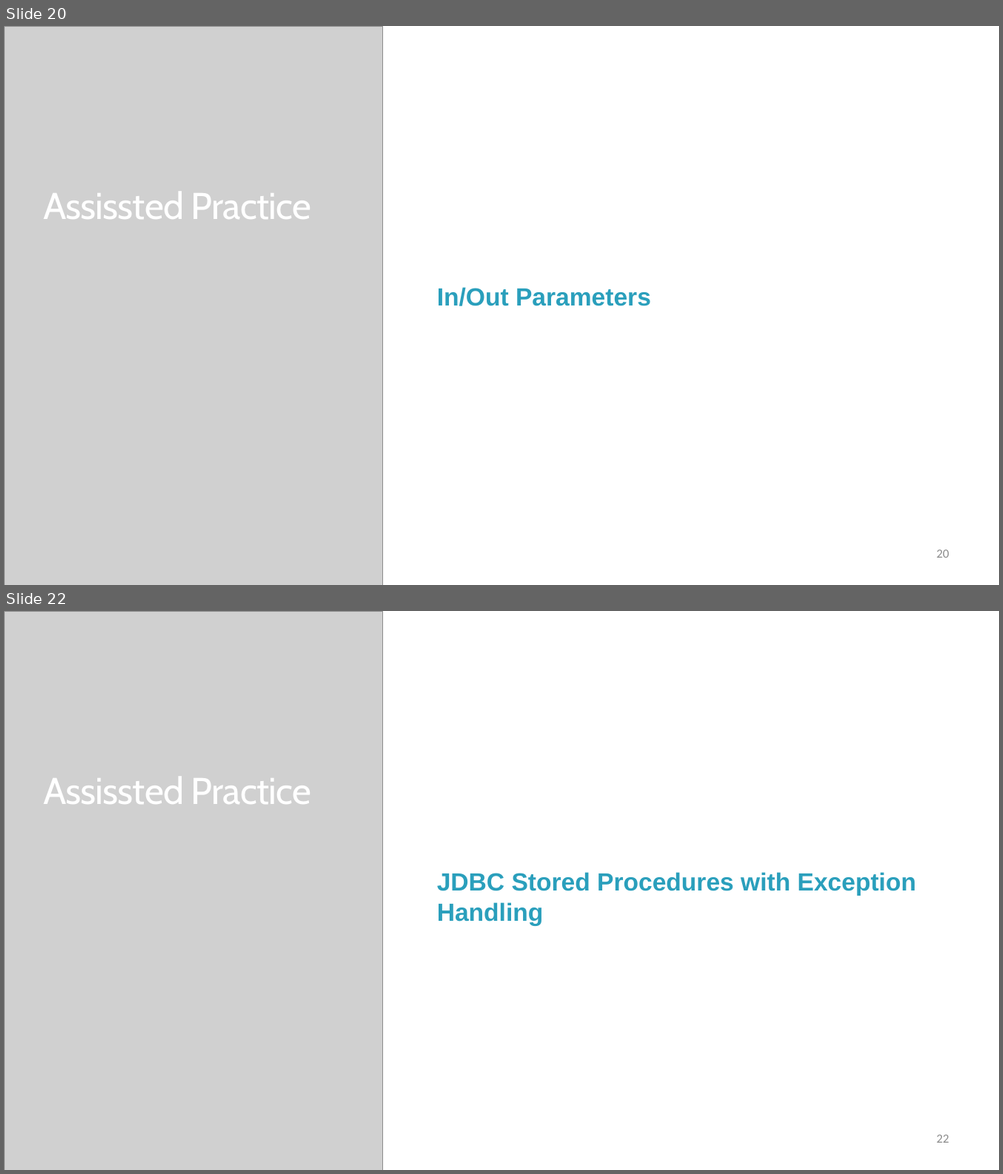
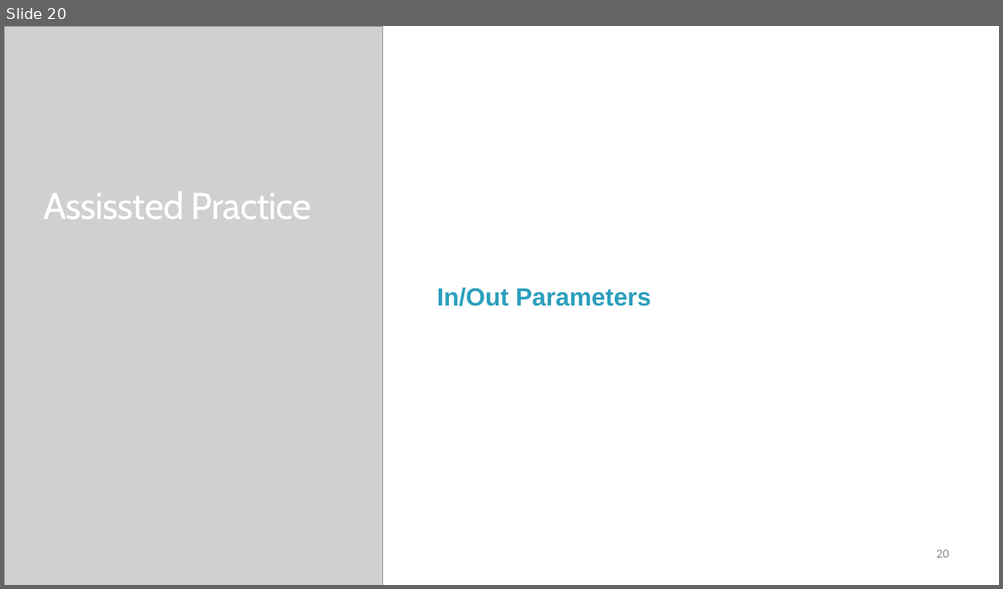
Before and after one commit to StevenJoseph19/Java, a slide deck: Day 6/Slides/7. Working with a CallableStatement/working-with-a-callable-statement-slides.pptx. Shown one above the other, each under a label of ours: slides 20 and 22 before the commit, slide 20 after it; the slides between them are not shown. The pictures are 1003x1174 and 1003x589 pixels, drawn with LibreOffice and Linux fonts; fonts in the diff are those of the drawing; grey boxes stand for pictures. Boxes give left, top, right and bottom in pixels: in the first picture for what was removed or moved away, otherwise in the second. Text is boxed around its words. In the diff, an @@ line names an element or a change of style, - is before the commit and + after.

```diff
--- a/Day 6/Slides/7. Working with a CallableStatement/working-with-a-callable-statement-slides.pptx
+++ b/Day 6/Slides/7. Working with a CallableStatement/working-with-a-callable-statement-slides.pptx
@@ slide 22 removed at box(4, 611, 999, 1170), background #FFFFFF @@
@@ picture removed at box(4, 611, 382, 1170) @@
@@ text removed at box(43, 777, 311, 804) @@
-Assissted Practice
@@ text removed at box(437, 872, 916, 925) @@
-JDBC Stored Procedures with Exception Handling
@@ page number removed at box(936, 1135, 949, 1143) @@
-22
```
Also in this commit, not shown: 1 slide changed, 1 other slide removed, 8 other files.
